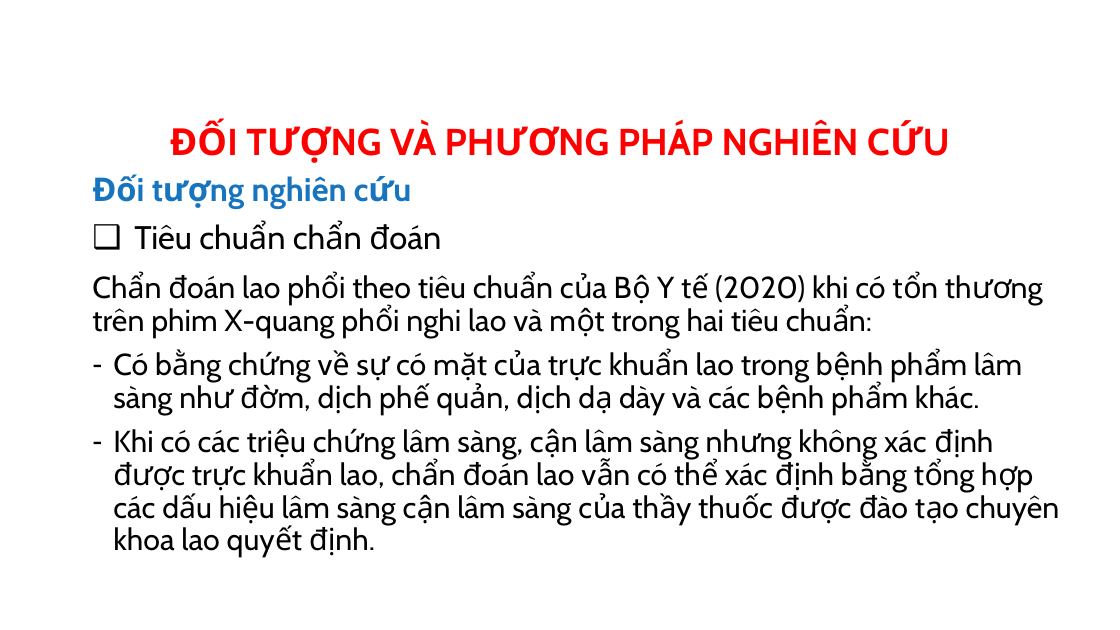
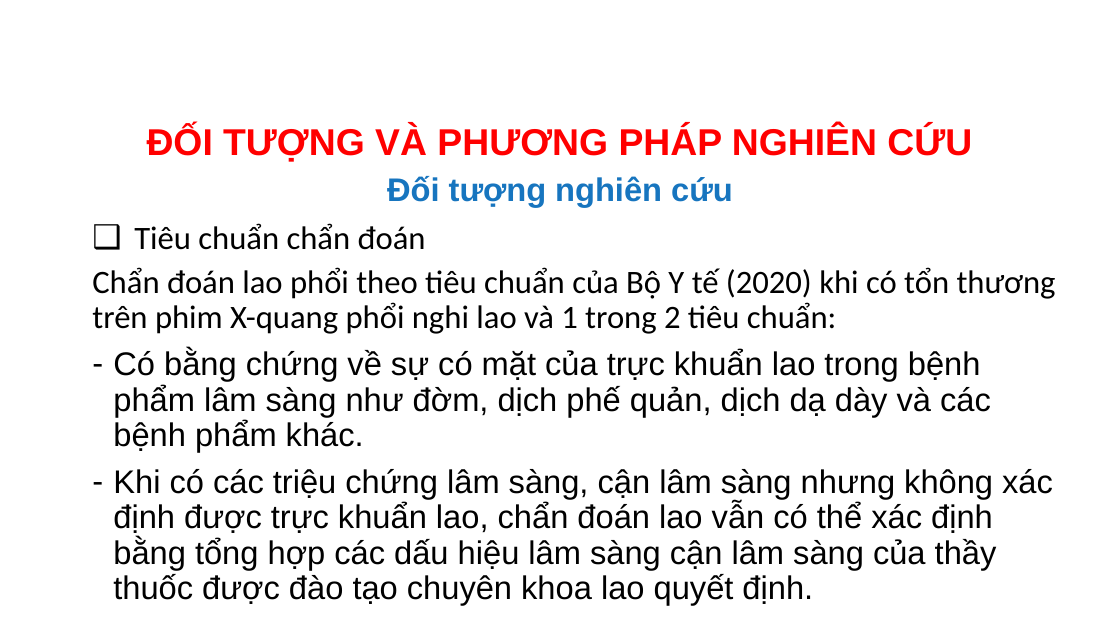
Before and after one commit to MedPocket/HPMUGraduation-thesis, a slide deck: slide 9 of Thuc-trang-va-mot-so-yeu-to-lien-quan-dinh-duong-BN-lao-phoi_Nhat-Nguyen.pptx (slide 12 before the commit). Drawn at 1120x630 pixels with LibreOffice and Linux fonts; fonts in the diff are those of the drawing; background and template pictures are left out. Boxes give left, top, right and bottom in pixels: in the first picture for what was removed or moved away, otherwise in the second. Text is boxed around its words. In the diff, an @@ line names an element or a change of style, - is before the commit and + after.

```diff
--- a/Thuc-trang-va-mot-so-yeu-to-lien-quan-dinh-duong-BN-lao-phoi_Nhat-Nguyen.pptx
+++ b/Thuc-trang-va-mot-so-yeu-to-lien-quan-dinh-duong-BN-lao-phoi_Nhat-Nguyen.pptx
@@ text "ĐỐI TƯỢNG VÀ PHƯƠNG PHÁP ..." at (147,126,972,162): font Cabin to Arial @@
@@ text "Đối tượng nghiên cứu" at (387,176,733,207): font Cabin to Arial; alignment left to centre @@
@@ text "Tiêu chuẩn chẩn đoán" at (134,223,426,250): font Cabin to Calibri @@
@@ text "Chẩn đoán lao phổi theo ...": place and size @@
-text "Chẩn đoán lao phổi theo ..." at (92,275,1060,551)
+text "Chẩn đoán lao phổi theo ..." at (92,267,1056,605)
@@ text at (92,267,1056,334): text changed; size 26 to 28 pt; font Cabin to Calibri @@
-Chẩn đoán lao phổi theo tiêu chuẩn của Bộ Y tế (2020) khi có tổn thương trên phim X-quang phổi nghi lao và một trong hai tiêu chuẩn:
+Chẩn đoán lao phổi theo tiêu chuẩn của Bộ Y tế (2020) khi có tổn thương trên phim X-quang phổi nghi lao và 1 trong 2 tiêu chuẩn:
@@ text at (113,349,1053,605): size 26 to 28 pt, font Cabin to Arial in "Có bằng chứng về sự có mặt ...", "Khi có các triệu chứng lâm sàng, ..." @@
```
Also in this commit, not shown: 30 other slides changed, 1 slide added, 15 slides removed, 1 other file.
